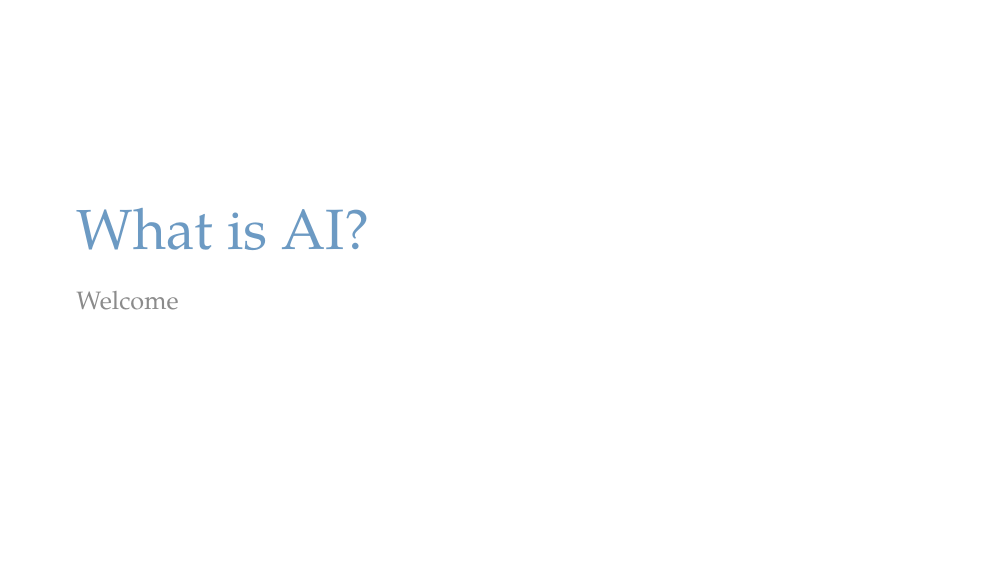
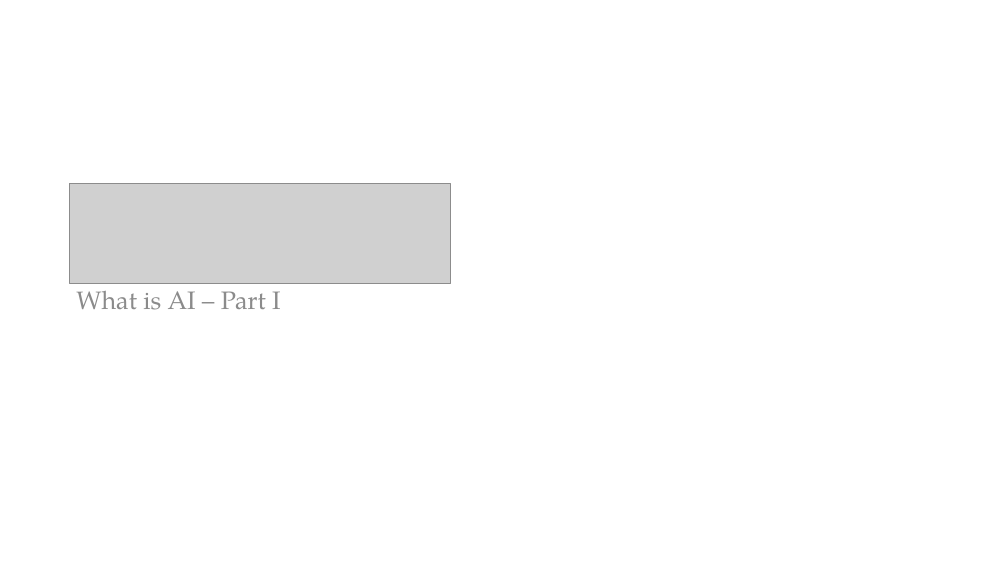
Before and after one commit to PracticumAI-Test/what_is_ai, a slide deck: slide 1 of ai_getting_started.pptx. Drawn at 1008x567 pixels with LibreOffice and Linux fonts; fonts in the diff are those of the drawing; grey boxes stand for pictures. Boxes give left, top, right and bottom in pixels: in the first picture for what was removed or moved away, otherwise in the second. Text is boxed around its words. In the diff, an @@ line names an element or a change of style, - is before the commit and + after.

```diff
--- a/ai_getting_started.pptx
+++ b/ai_getting_started.pptx
@@ picture added at [70, 184, 451, 284] @@
@@ title removed at [76, 208, 370, 250] @@
-What is AI?
@@ text at [76, 283, 280, 310]: text changed @@
-Welcome
+What is AI – Part I
```
Also in this commit, not shown: 1 other slide changed, 2 slides added.
